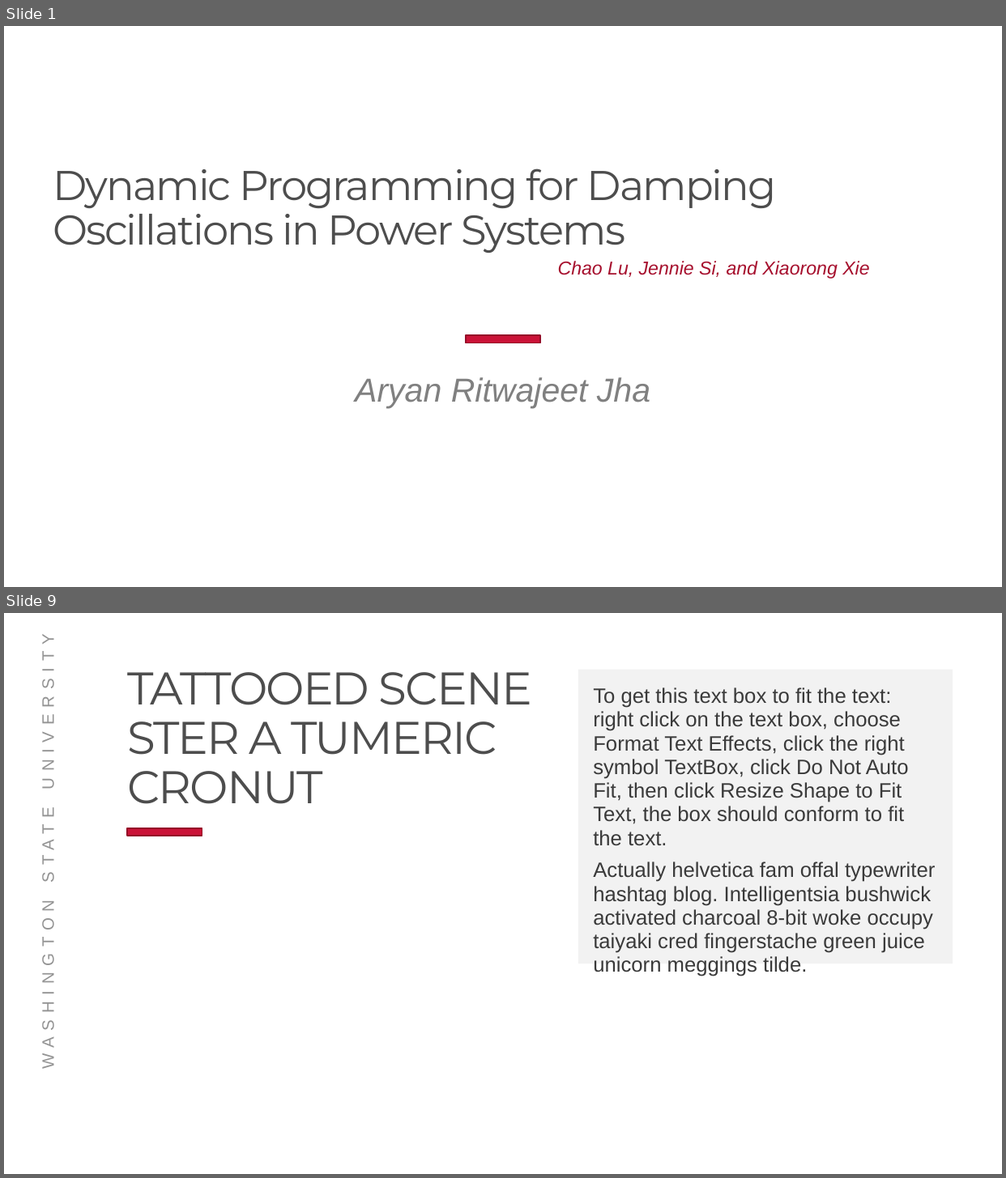
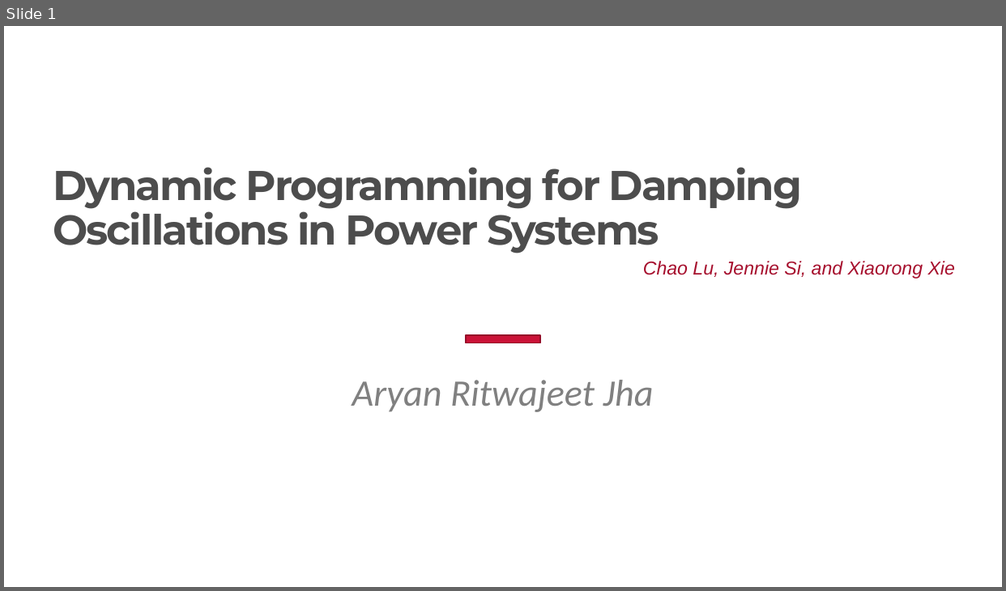
Before and after one commit to Realife-Brahmin/structured_courses, a slide deck: ee523/evaluation/p/ee523_project_presentation_aryan_ritwajeet_jha.pptx. Shown one above the other, each under a label of ours: slides 1 and 9 before the commit, slide 1 after it; the slides between them are not shown. The pictures are 1006x1178 and 1006x591 pixels, drawn with LibreOffice and Linux fonts; fonts in the diff are those of the drawing; background and template pictures are left out. Boxes give left, top, right and bottom in pixels: in the first picture for what was removed or moved away, otherwise in the second. Text is boxed around its words. In the diff, an @@ line names an element or a change of style, - is before the commit and + after.

```diff
--- a/ee523/evaluation/p/ee523_project_presentation_aryan_ritwajeet_jha.pptx
+++ b/ee523/evaluation/p/ee523_project_presentation_aryan_ritwajeet_jha.pptx
@@ slide 9 removed at bbox=[4, 613, 1002, 1174], background #FFFFFF @@
@@ title removed at bbox=[127, 672, 532, 804] @@
-TATTOOED SCENE STER A TUMERIC
-CRONUT
@@ text removed at bbox=[578, 669, 953, 971] @@
-To get this text box to fit the text: right click on the text box, choose Format Text Effects, click the right symbol TextBox, click Do Not Auto Fit, then click Resize Shape to Fit Text, the box should conform to fit the text.
-Actually helvetica fam offal typewriter hashtag blog. Intelligentsia bushwick activated charcoal 8-bit woke occupy taiyaki cred fingerstache green juice unicorn meggings tilde.
@@ rectangle removed at bbox=[127, 828, 202, 836] @@
@@ text removed at bbox=[39, 918, 57, 1064] @@
-WASHINGTON STATE UNIVERSITY
@@ slide 1 changed as well @@
@@ title "Dynamic Programming for Damping Oscillations ..." at bbox=[53, 167, 803, 254]: bold on @@
@@ text "Chao Lu, Jennie Si, and ...": place and size @@
-text "Chao Lu, Jennie Si, and ..." at bbox=[558, 261, 869, 279]
+text "Chao Lu, Jennie Si, and ..." at bbox=[643, 261, 955, 279]
@@ subtitle "Aryan Ritwajeet Jha" at bbox=[352, 380, 654, 412]: size 32 to 36 pt, font Arial to Calibri @@
```
Also in this commit, not shown: 2 slides added, 7 other slides removed, 1 other file.
